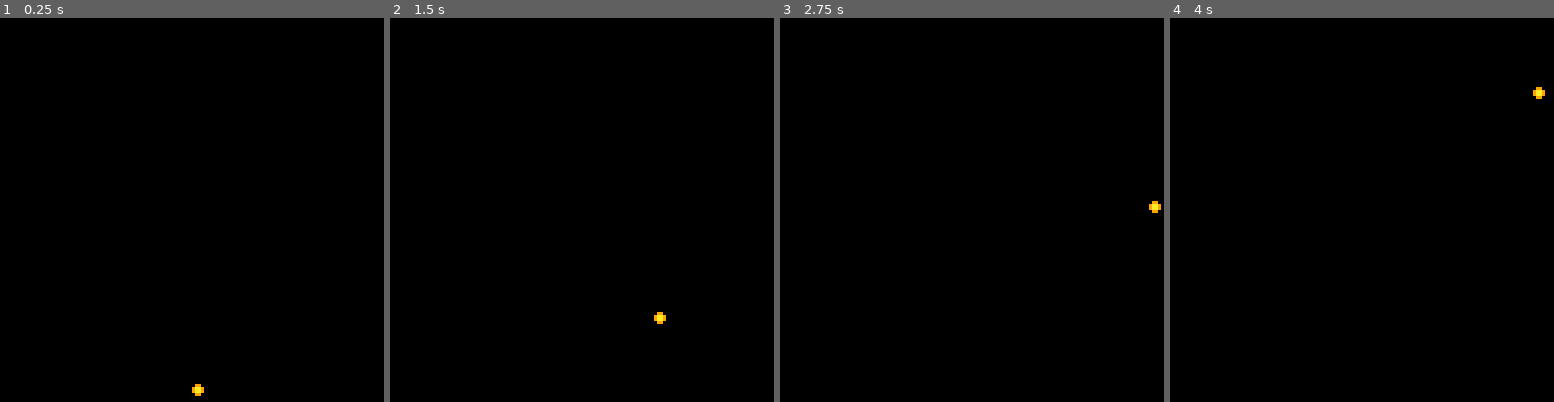
Above: before the commit, frames 1-4 (left to right).
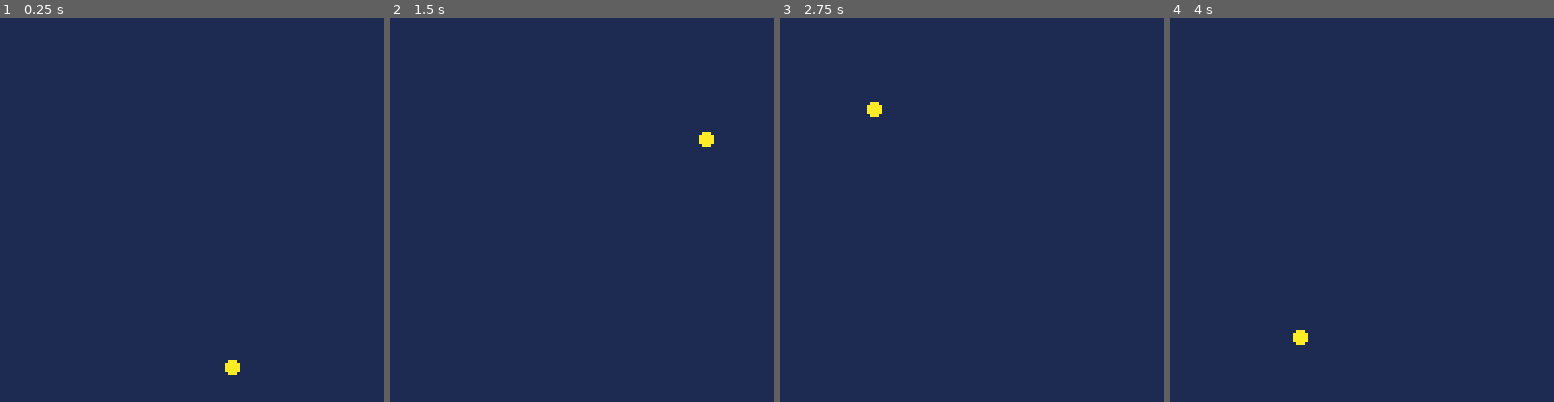
Above: after the commit, the same moments.

Repository: salty-max/pico-8
Game: PICO-8 cartridge carts/breakout/breakout.p8
Same seed, same stepped clock (60 frames per second), same inputs: the game is played once before the commit and once after it.
Inputs:
- Up to frame 1 (0.25 s): no input
- Up to frame 2 (1.5 s): tap O (Z key) at 0.7 s
- Up to frame 3 (2.75 s): tap O (Z key) at 1.7, 2.1, 2.5 s
- Up to frame 4 (4 s): tap O (Z key) at 2.9, 3.3, 3.7 s

The runs differ from the first frame. In frame 1, 100% of the frame differs, in the area x 0-100%, y 0-100%; in frame 2, 100%; in frame 3, 100%; in frame 4, 100%.

Commit message:
bk: bouncing ball

Diff:
--- a/carts/breakout/src/main.lua
+++ b/carts/breakout/src/main.lua
@@ -1,25 +1,26 @@
 function _init()
   ball = {
-    x = 62,
-    y = 120,
-    dx = 0,
-    dy = 0,
-    spd = 1
+    x = 61,
+    y = 124,
+    r = 2,
+    dx = 2,
+    dy = 2,
   }
+
+  frame = 0
 end
 
 function _update()
-  if btn(4) then
-    ball.dx = ball.spd
-    ball.dy = -ball.spd
+  --frame += 1
+
+  if ball.x < 0 or ball.x > 127 then
+    ball.dx = -ball.dx
+    sfx(0)
   end
 
-  if ball.x < 0 or ball.x > 121 then
-    ball.dx = -ball.dx
-  end
-
-  if ball.y < 0 then
+  if ball.y < 0 or ball.y > 127 then
     ball.dy = -ball.dy
+    sfx(0)
   end
 
   ball.x += ball.dx
@@ -27,6 +28,6 @@
 end
 
 function _draw()
-  cls()
-  spr(1, ball.x, ball.y)
+  cls(1)
+  circfill(ball.x, ball.y, ball.r, 10)
 end
Not shown, changed: the sound effects (__sfx__) section of carts/breakout/breakout.p8
